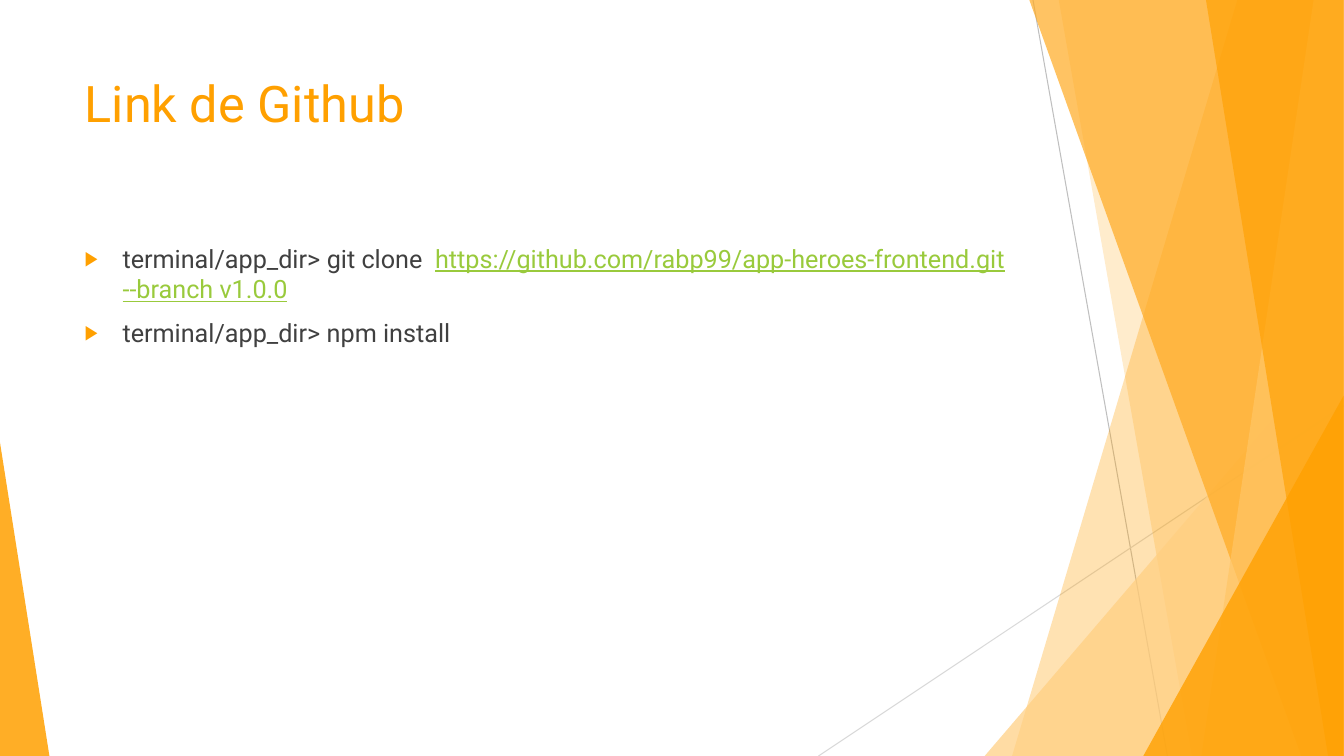
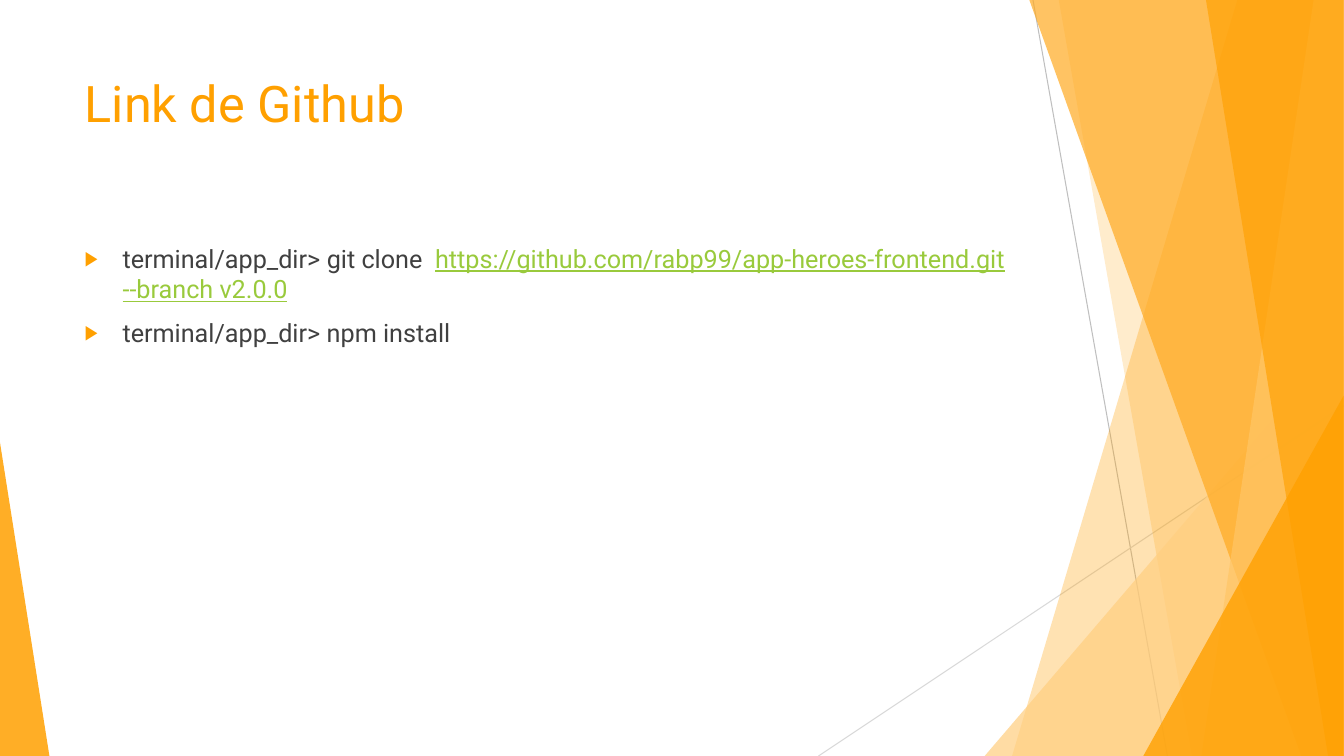
Before and after one commit to rabp99/app-heroes-frontend, a slide deck: slide 11 of documentacion/clase 2.pptx. Drawn at 1344x756 pixels with LibreOffice and Linux fonts; fonts in the diff are those of the drawing. Boxes give left, top, right and bottom in pixels: in the first picture for what was removed or moved away, otherwise in the second. Text is boxed around its words. In the diff, an @@ line names an element or a change of style, - is before the commit and + after.

```diff
--- a/documentacion/clase 2.pptx
+++ b/documentacion/clase 2.pptx
@@ text at (123,249,1005,302): text changed @@
-▶ terminal/app_dir> git clone https://github.com/rabp99/app-heroes-frontend.git --branch v1.0.0
+▶ terminal/app_dir> git clone https://github.com/rabp99/app-heroes-frontend.git --branch v2.0.0
```
Also in this commit, not shown: 2 other slides changed, 1 slide added, 2 slides removed, 10 other files.
